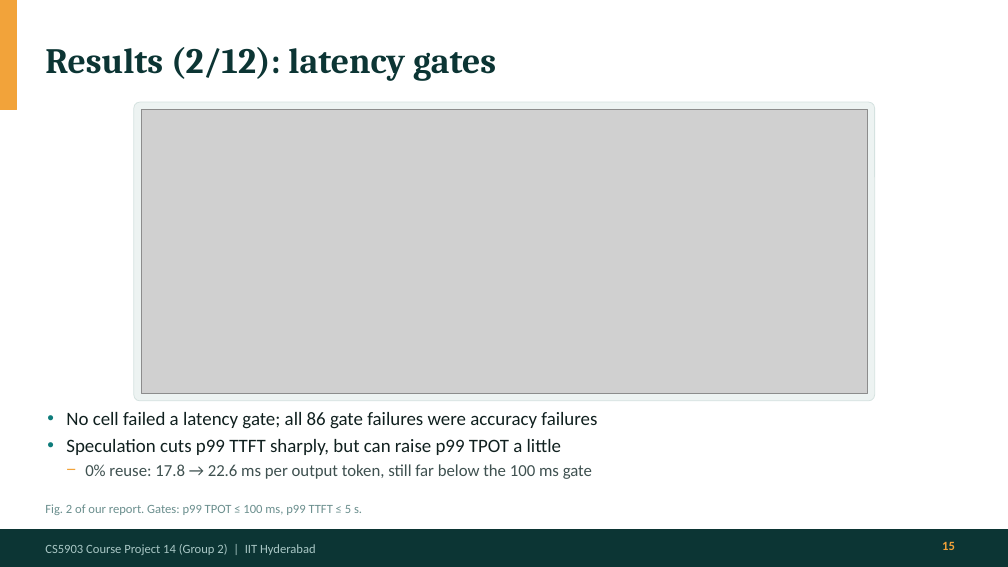
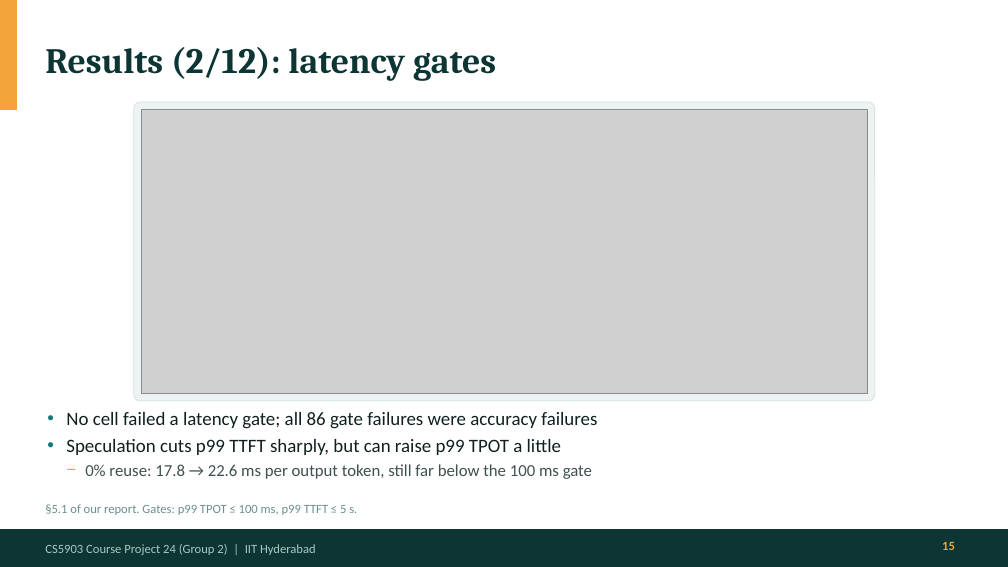
Before and after one commit to Panshul-Jindal/SpeedingUpLLMInference, a slide deck: slide 15 of docs/presentation/LLM_Serving_Final_Presentation.pptx. Drawn at 1008x567 pixels with LibreOffice and Linux fonts; fonts in the diff are those of the drawing; grey boxes stand for pictures. Boxes give left, top, right and bottom in pixels: in the first picture for what was removed or moved away, otherwise in the second. Text is boxed around its words. In the diff, an @@ line names an element or a change of style, - is before the commit and + after.

```diff
--- a/docs/presentation/LLM_Serving_Final_Presentation.pptx
+++ b/docs/presentation/LLM_Serving_Final_Presentation.pptx
@@ text at <box>45,504,357,515</box>: text changed @@
-Fig. 2 of our report. Gates: p99 TPOT ≤ 100 ms, p99 TTFT ≤ 5 s.
+§5.1 of our report. Gates: p99 TPOT ≤ 100 ms, p99 TTFT ≤ 5 s.
@@ text at <box>45,544,316,555</box>: text changed @@
-CS5903 Course Project 14 (Group 2) | IIT Hyderabad
+CS5903 Course Project 24 (Group 2) | IIT Hyderabad
```
Also in this commit, not shown: 27 other slides changed, 1 other file.
